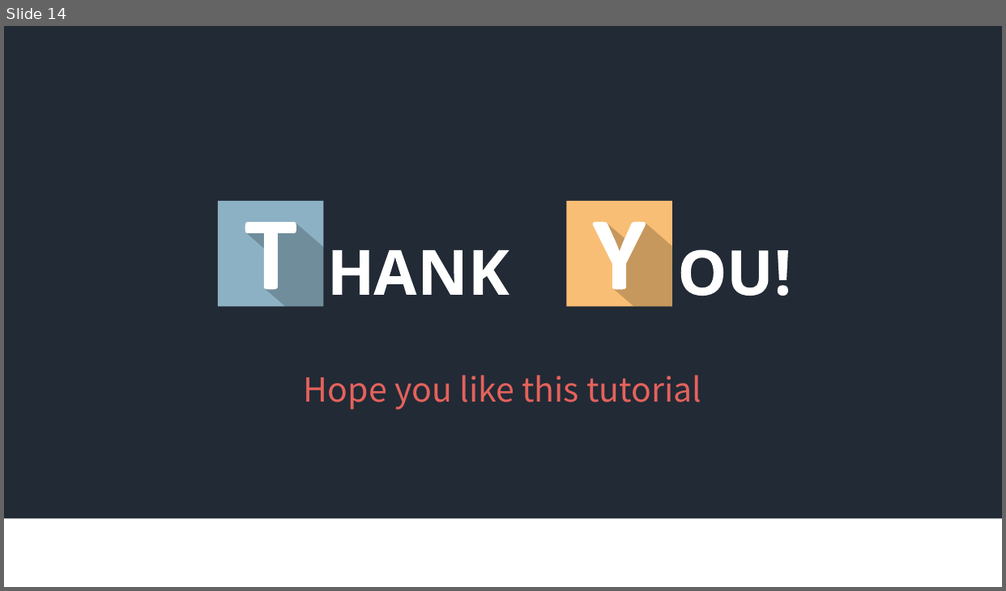
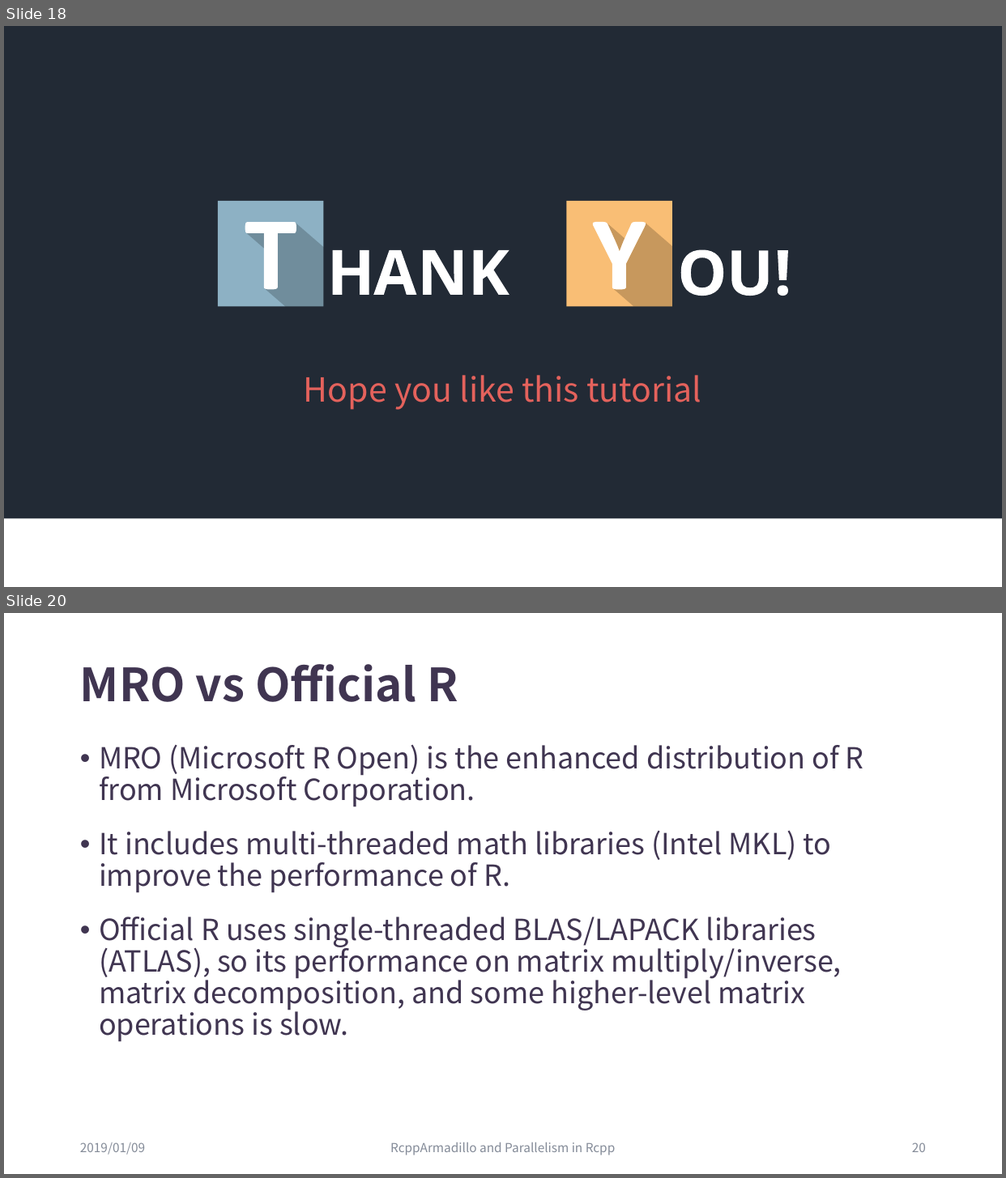
Before and after one commit to ChingChuan-Chen/Rcpp_RcppArmadillo_tutorial, a slide deck: leture_powerpoint_0109.pptx. Shown one above the other, each under a label of ours: slide 14 before the commit, slides 18 and 20 after it; the slides between them are not shown. The pictures are 1006x591 and 1006x1178 pixels, drawn with LibreOffice and Linux fonts; fonts in the diff are those of the drawing; background and template pictures are left out. Boxes give left, top, right and bottom in pixels: in the first picture for what was removed or moved away, otherwise in the second. Text is boxed around its words. In the diff, an @@ line names an element or a change of style, - is before the commit and + after.

Commit message:
first part of RcppArmadillo

```diff
--- a/leture_powerpoint_0109.pptx
+++ b/leture_powerpoint_0109.pptx
@@ slide 20 added at <box>4,613,1002,1174</box>, background #FFFFFF @@
@@ title added at <box>80,664,458,702</box>, 44 pt, text #403551, bold @@
+MRO vs Official R
@@ text added at <box>99,744,864,1042</box>, 28 pt, text #403551 @@
+• MRO (Microsoft R Open) is the enhanced distribution of R from Microsoft Corporation.
+• It includes multi-threaded math libraries (Intel MKL) to improve the performance of R.
+• Official R uses single-threaded BLAS/LAPACK libraries (ATLAS), so its performance on matrix multiply/inverse, matrix decomposition, and some higher-level matrix operations is slow.
@@ text added at <box>80,1143,145,1155</box>, 12 pt, text #848B98 @@
+2019/01/09
@@ text added at <box>390,1143,616,1156</box>, 12 pt, text #848B98 @@
+RcppArmadillo and Parallelism in Rcpp
@@ page number added at <box>912,1143,926,1152</box>, 12 pt, text #848B98 @@
+20
@@ what was slide 14 is now slide 18 @@
```
Also in this commit, not shown: 14 slides changed, 6 other slides added, 4 other files.
